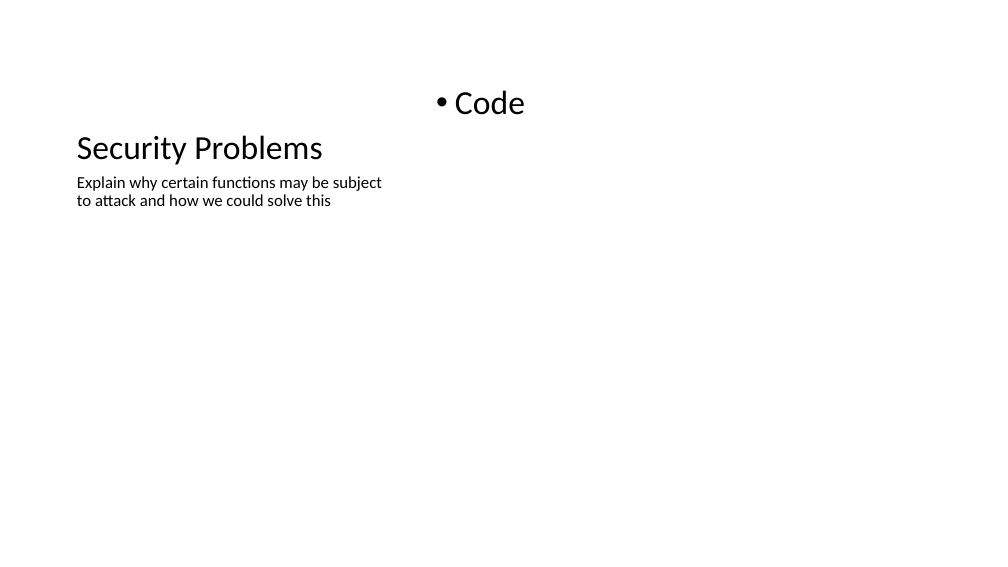
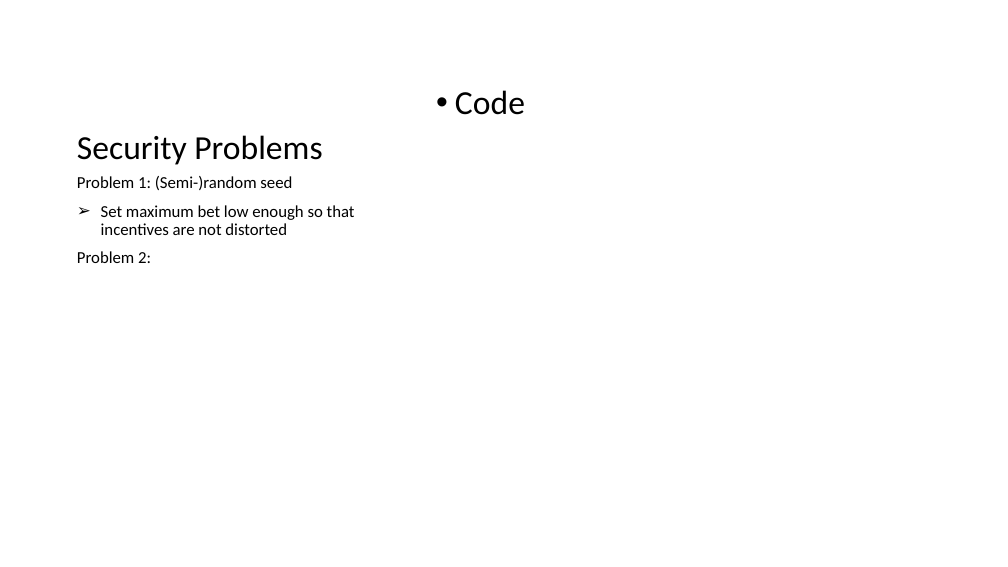
Before and after one commit to matnad/vierGewinntSC, a slide deck: slide 7 of Draft_WIP.pptx. Drawn at 1008x567 pixels with LibreOffice and Linux fonts; fonts in the diff are those of the drawing. Boxes give left, top, right and bottom in pixels: in the first picture for what was removed or moved away, otherwise in the second. Text is boxed around its words. In the diff, an @@ line names an element or a change of style, - is before the commit and + after.

```diff
--- a/Draft_WIP.pptx
+++ b/Draft_WIP.pptx
@@ text at bbox=[77, 176, 355, 263]: text changed @@
-Explain why certain functions may be subject to attack and how we could solve this
+Problem 1: (Semi-)random seed
+➢ Set maximum bet low enough so that incentives are not distorted
+Problem 2:
```
Also in this commit, not shown: 1 other slide changed, 1 slide added, 1 slide removed.
